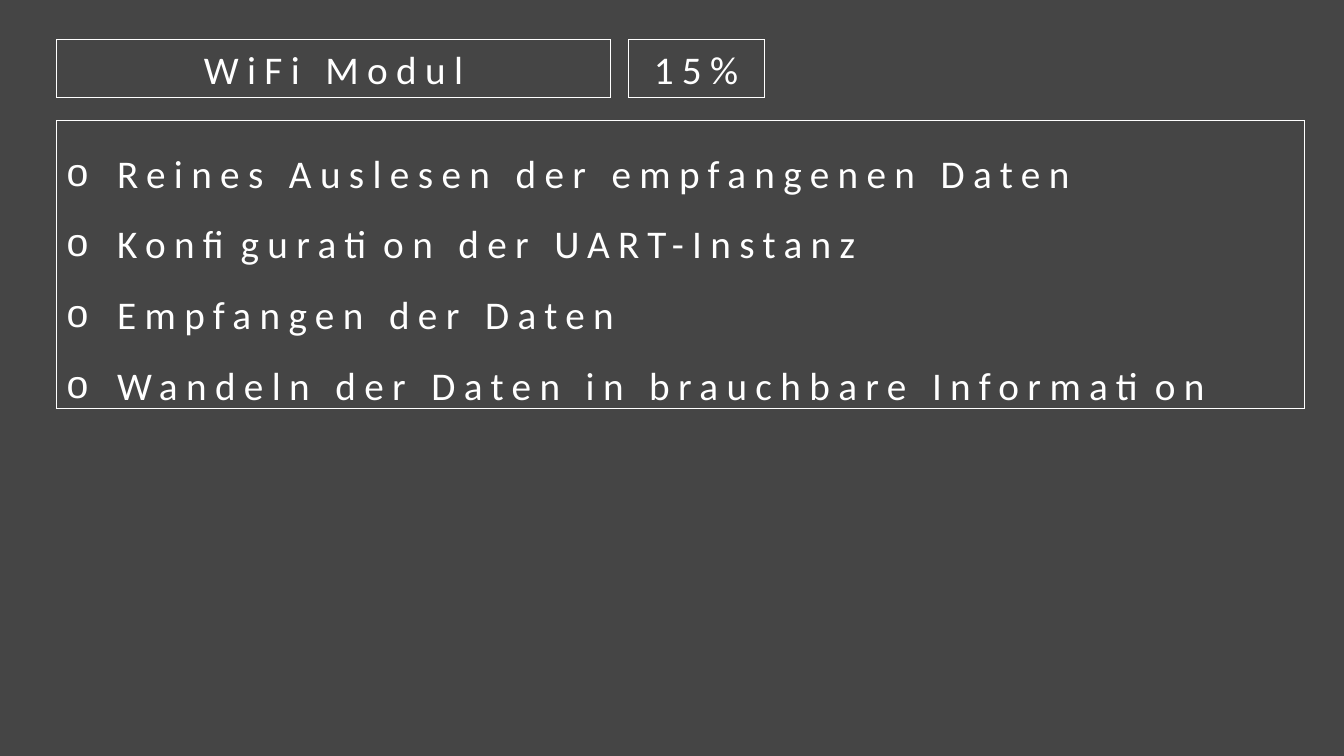
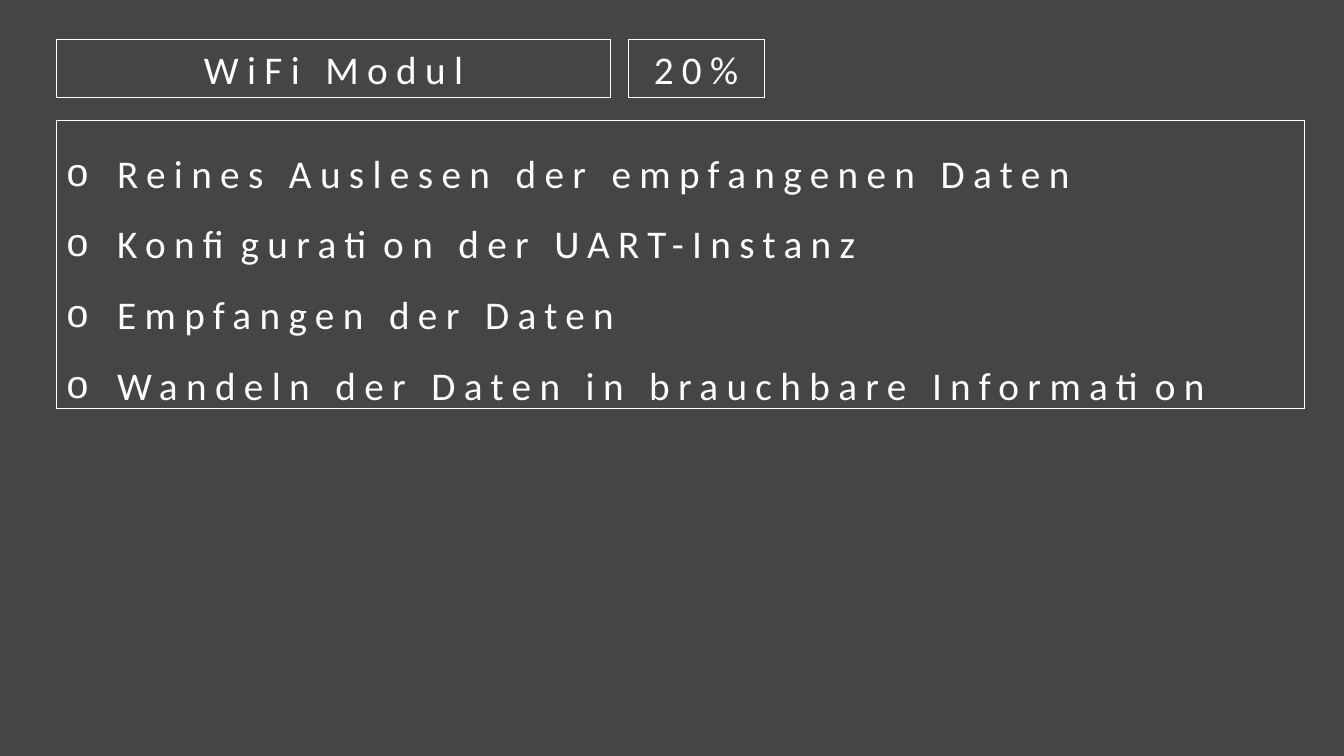
Before and after one commit to Eggs-Bacon/Allgemein, a slide deck: slide 5 of Material für Abschlusspräsentation/Präsentation_Felix.pptx. Drawn at 1344x756 pixels with LibreOffice and Linux fonts; fonts in the diff are those of the drawing; background and template pictures are left out. Boxes give left, top, right and bottom in pixels: in the first picture for what was removed or moved away, otherwise in the second. Text is boxed around its words. In the diff, an @@ line names an element or a change of style, - is before the commit and + after.

```diff
--- a/Material für Abschlusspräsentation/Präsentation_Felix.pptx
+++ b/Material für Abschlusspräsentation/Präsentation_Felix.pptx
@@ text in rectangle at [654,57,738,85]: text changed @@
-15%
+20%
```
Also in this commit, not shown: 3 other slides changed, 1 other file.
